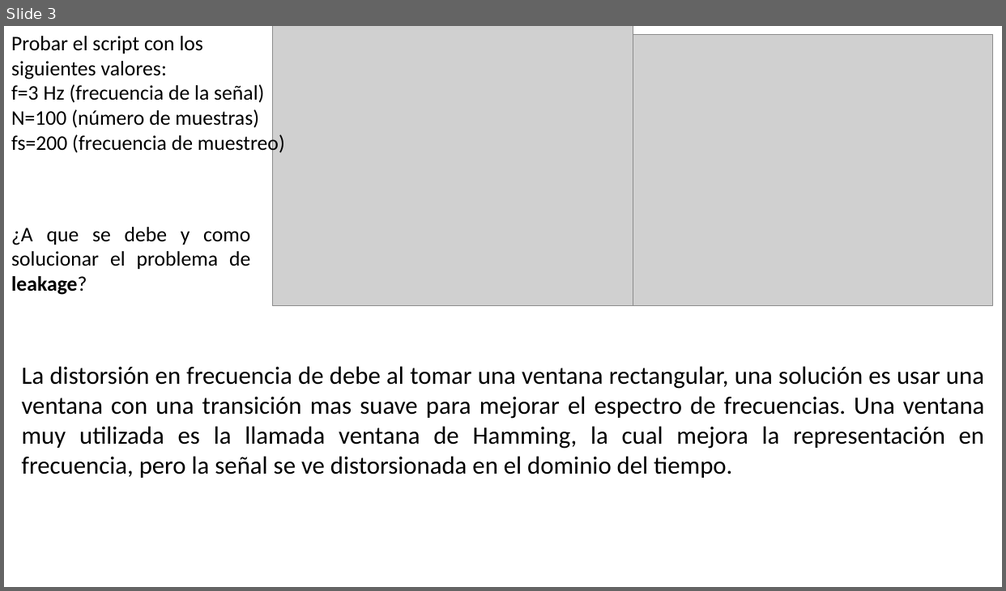
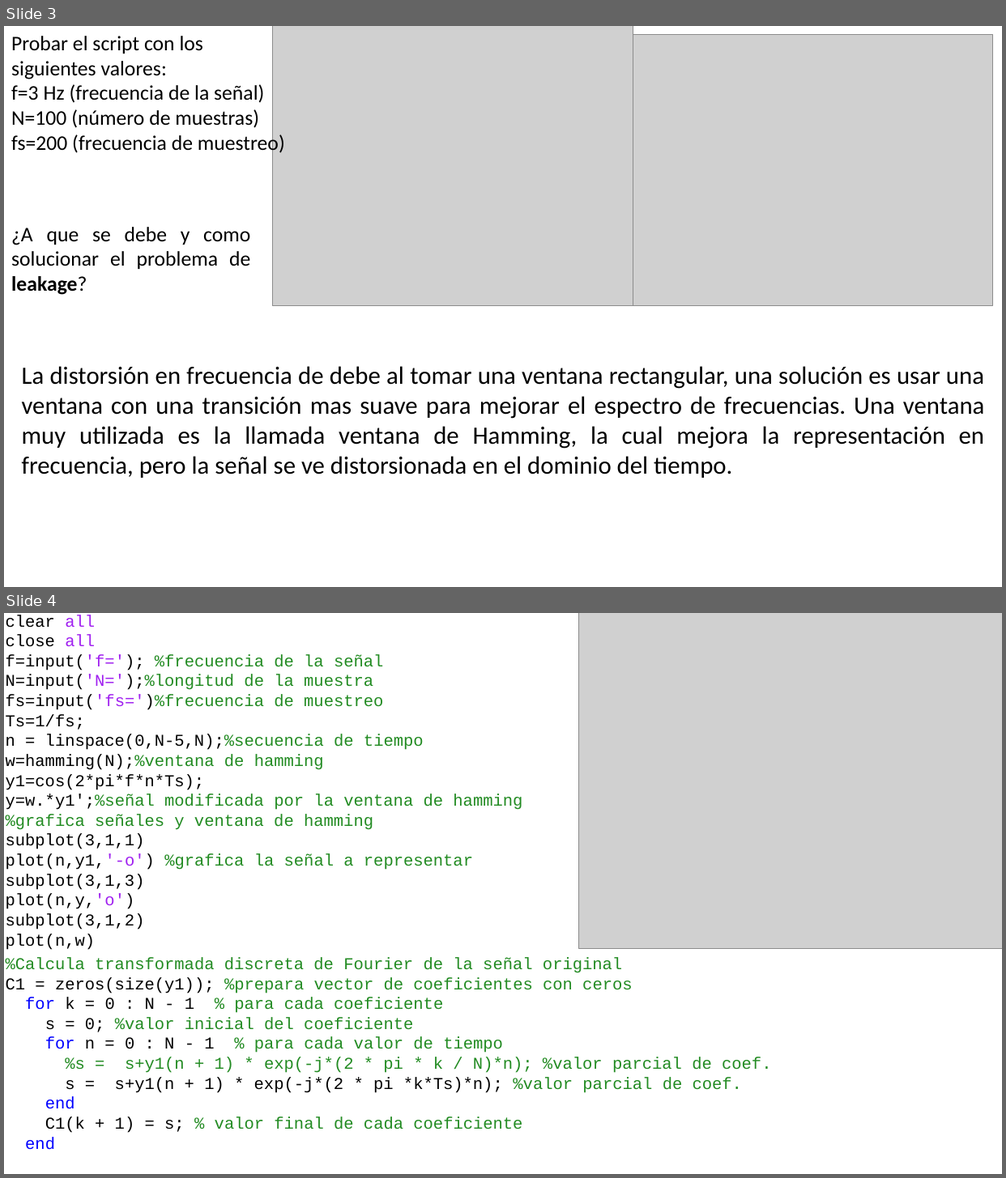
Before and after one commit to odeluigi/Analisis, a slide deck: TP4/Presentacion-TP-4.pptx. Shown one above the other, each under a label of ours: slide 3 before the commit, slides 3 and 4 after it. The pictures are 1006x591 and 1006x1178 pixels, drawn with LibreOffice and Linux fonts; fonts in the diff are those of the drawing; grey boxes stand for pictures. Boxes give left, top, right and bottom in pixels: in the first picture for what was removed or moved away, otherwise in the second. Text is boxed around its words. In the diff, an @@ line names an element or a change of style, - is before the commit and + after.

```diff
--- a/TP4/Presentacion-TP-4.pptx
+++ b/TP4/Presentacion-TP-4.pptx
@@ slide 4 added at bbox=[4, 613, 1002, 1174], background #FFFFFF @@
@@ text added at bbox=[6, 615, 522, 950], 16 pt, text #228B22 @@
+clear all
+close all
+f=input('f='); %frecuencia de la señal
+N=input('N=');%longitud de la muestra
+fs=input('fs=')%frecuencia de muestreo
+Ts=1/fs;
+n = linspace(0,N-5,N);%secuencia de tiempo
+w=hamming(N);%ventana de hamming
+y1=cos(2*pi*f*n*Ts);
+y=w.*y1';%señal modificada por la ventana de hamming
+%grafica señales y ventana de hamming
+subplot(3,1,1)
+plot(n,y1,'-o') %grafica la señal a representar
+subplot(3,1,3)
+plot(n,y,'o')
+subplot(3,1,2)
+plot(n,w)
@@ picture added at bbox=[579, 613, 1002, 949] @@
@@ text added at bbox=[6, 957, 771, 1150], 16 pt, text #228B22 @@
+%Calcula transformada discreta de Fourier de la señal original
+C1 = zeros(size(y1)); %prepara vector de coeficientes con ceros
+for k = 0 : N - 1 % para cada coeficiente
+s = 0; %valor inicial del coeficiente
+for n = 0 : N - 1 % para cada valor de tiempo
+%s = s+y1(n + 1) * exp(-j*(2 * pi * k / N)*n); %valor parcial de coef.
+s = s+y1(n + 1) * exp(-j*(2 * pi *k*Ts)*n); %valor parcial de coef.
+end
+C1(k + 1) = s; % valor final de cada coeficiente
+end
```
Also in this commit, not shown: 2 other slides added, 1 slide removed.
